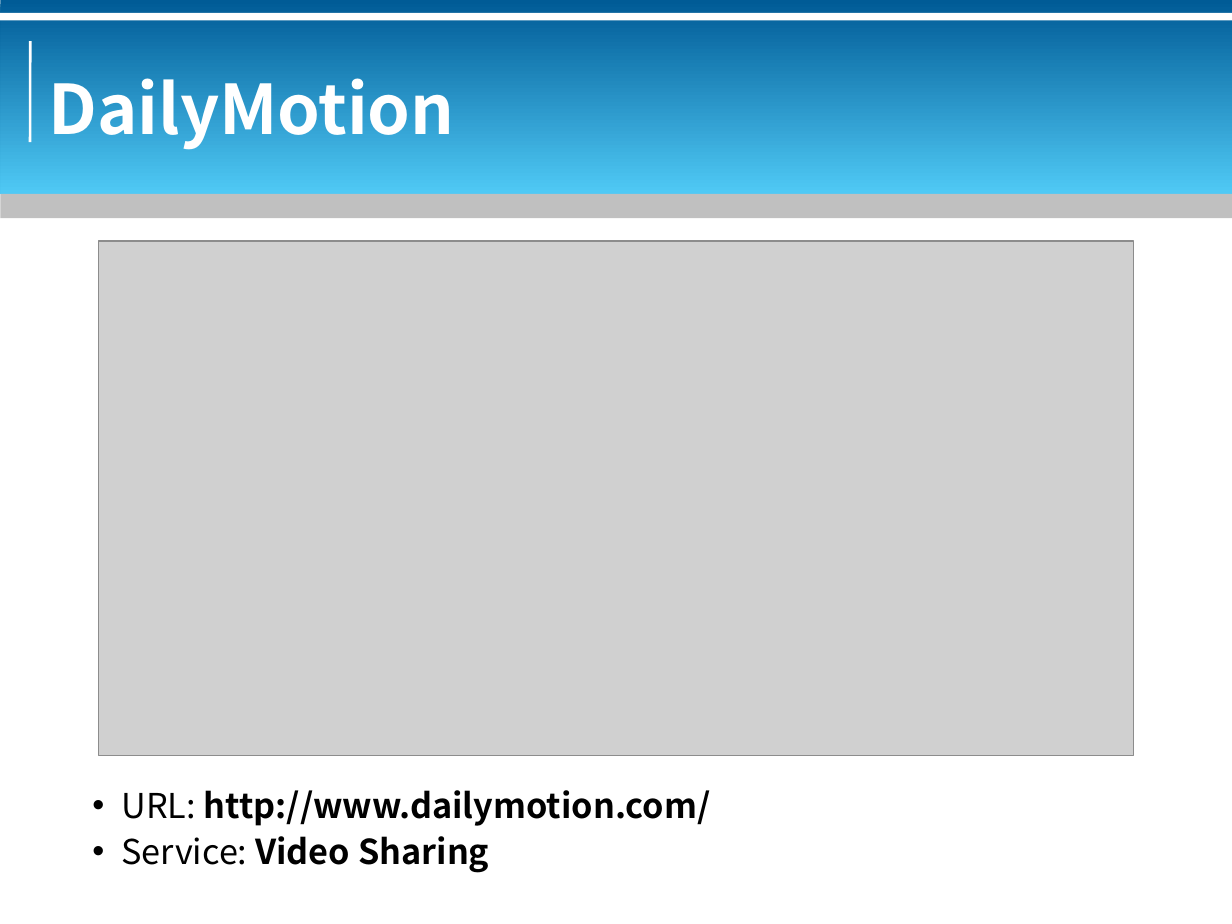
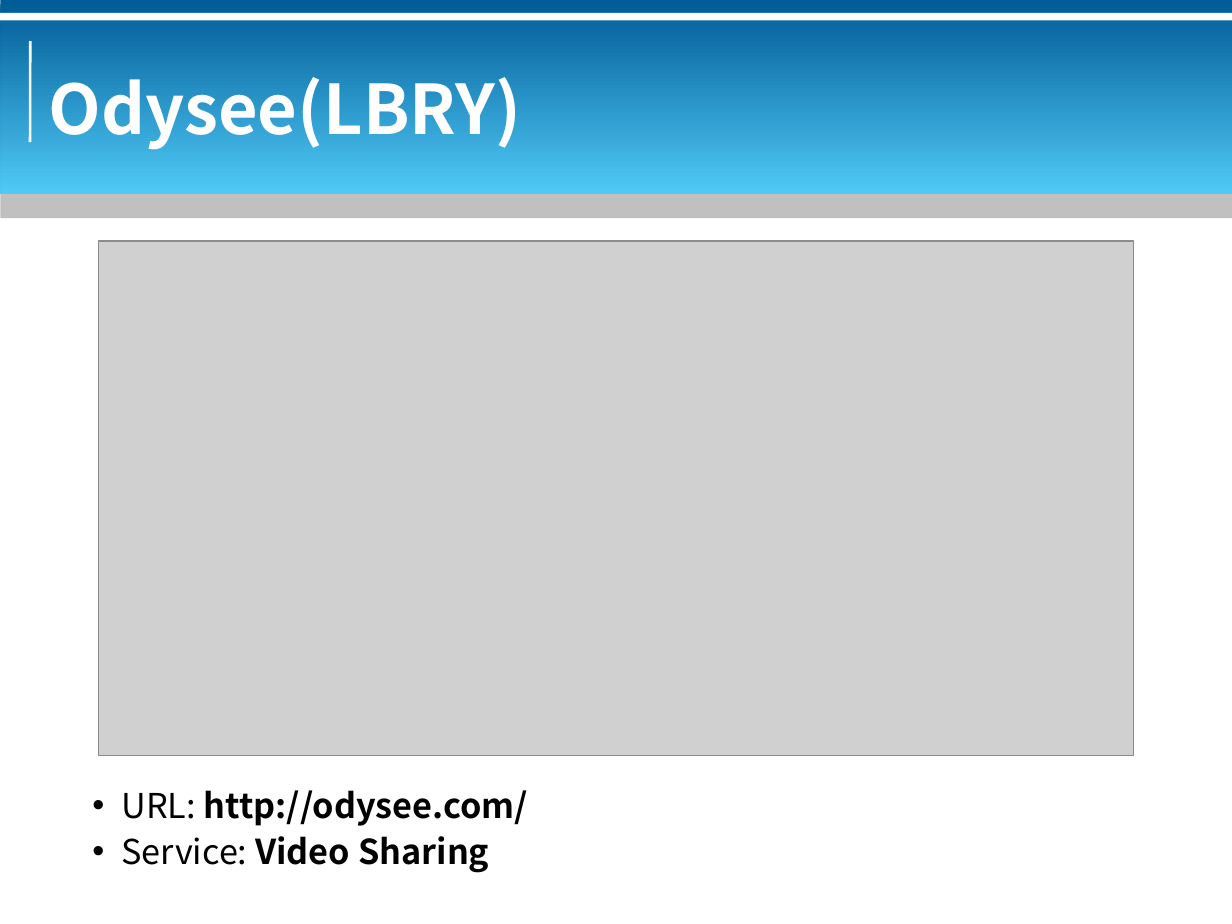
Before and after one commit to bluebat/.presentations, a slide deck: slide 14 of alternative-web-services.odp. Drawn at 1232x924 pixels with LibreOffice and Linux fonts; fonts in the diff are those of the drawing; grey boxes stand for pictures; background and template pictures are left out. Boxes give left, top, right and bottom in pixels: in the first picture for what was removed or moved away, otherwise in the second. Text is boxed around its words. In the diff, an @@ line names an element or a change of style, - is before the commit and + after.

```diff
--- a/alternative-web-services.odp
+++ b/alternative-web-services.odp
@@ title at bbox=[49, 77, 521, 150]: text changed @@
-DailyMotion
+Odysee(LBRY)
@@ text at bbox=[121, 790, 528, 826]: text changed @@
-• URL: http://www.dailymotion.com/
+• URL: http://odysee.com/
```
Also in this commit, not shown: 2 other slides changed, 3 other files.
